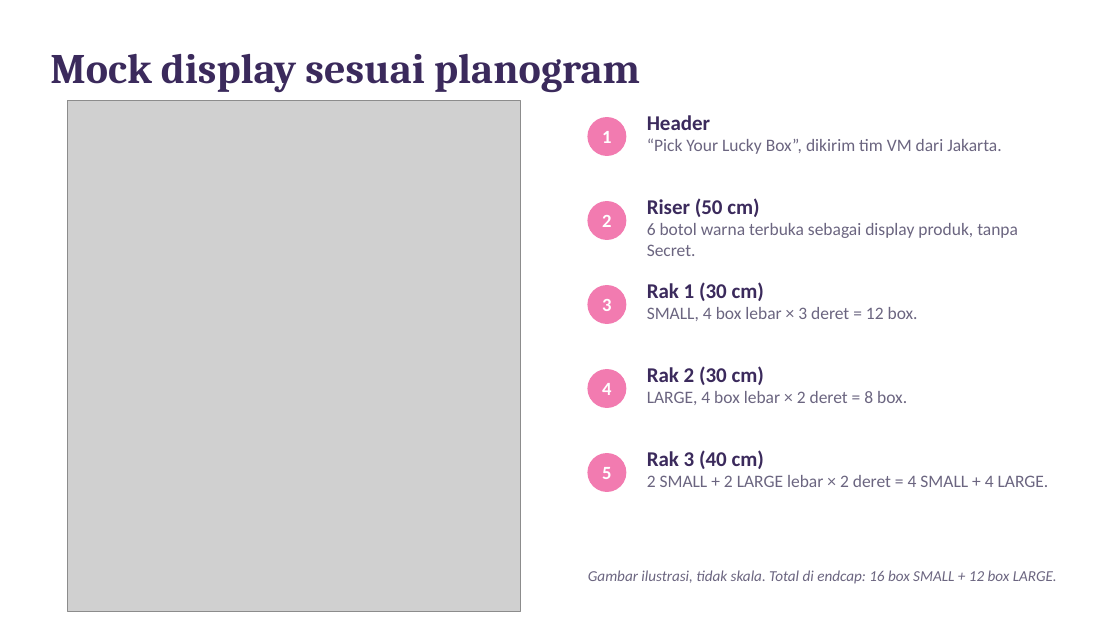
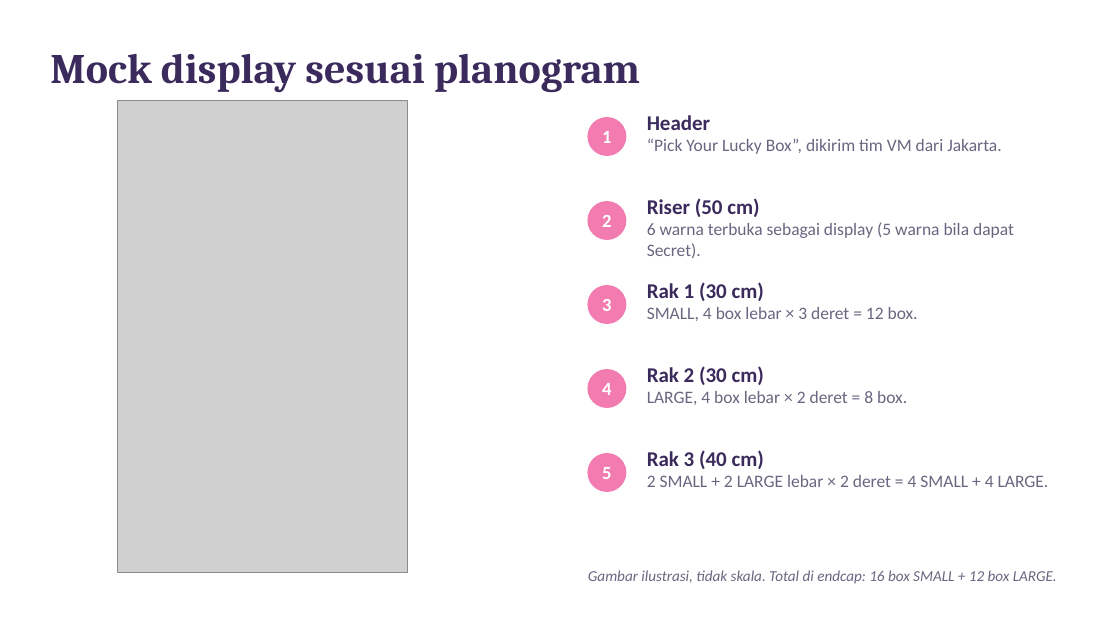
Before and after one commit to eriehermawan-hci/Testing-Erie, a slide deck: slide 3 of Instruksi_Display_Blind_Box_Thermal.pptx. Drawn at 1120x630 pixels with LibreOffice and Linux fonts; fonts in the diff are those of the drawing; grey boxes stand for pictures. Boxes give left, top, right and bottom in pixels: in the first picture for what was removed or moved away, otherwise in the second. Text is boxed around its words. In the diff, an @@ line names an element or a change of style, - is before the commit and + after.

```diff
--- a/Instruksi_Display_Blind_Box_Thermal.pptx
+++ b/Instruksi_Display_Blind_Box_Thermal.pptx
@@ picture: place and size @@
-picture at <box>67,101,521,612</box>
+picture at <box>118,101,408,573</box>
@@ text at <box>647,222,1014,258</box>: text changed @@
-6 botol warna terbuka sebagai display produk, tanpa Secret.
+6 warna terbuka sebagai display (5 warna bila dapat Secret).
```
Also in this commit, not shown: 4 other slides changed, 1 slide added.
